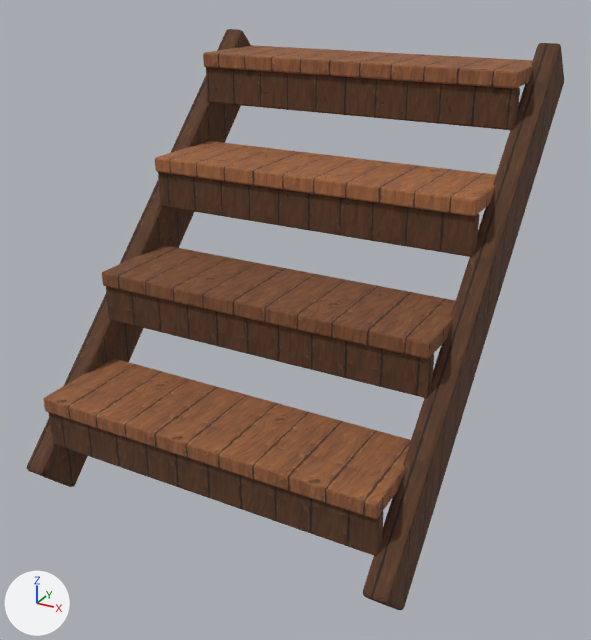
The glTF model assets/models/build/stairs__plank_root.glb, before and after one commit.
One viewpoint serves both versions: a camera (50 mm lens) standing at (1.91, -3.53, 2.48) and looking at (0.03, -0.1, 0.77). Arrows for +X, +Y and +Z are at lower left; the lights stay in place. The older version comes first. Vertices at exactly the same position are counted once.

In view in the first picture: 'model'.
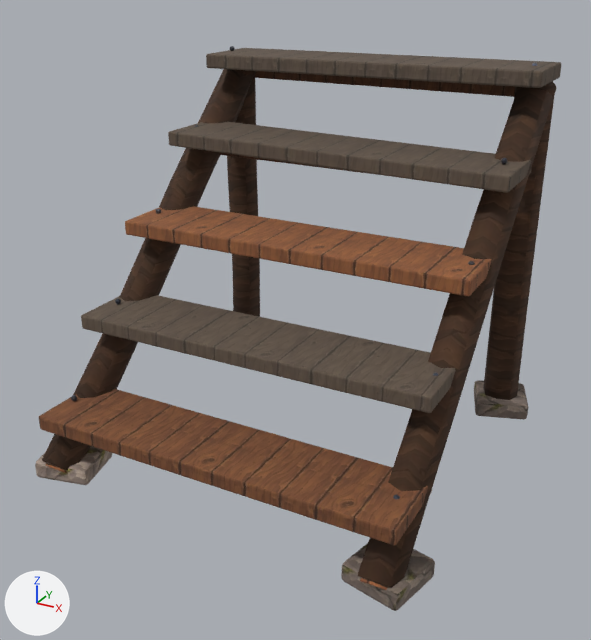
Changed parts and their boxes (x1, y1, x2, y2) in the pictures (591 x 640 px; the box of a moved part takes in the faces that stretch with it):
'model', reshaped: before (27, 29, 564, 610); after (35, 46, 561, 611)
part 1 of me_cube_009, moved or reshaped: before (203, 45, 533, 89); after (254, 71, 515, 97)
part 2 of me_cube_009, moved or reshaped (not visible afterwards): before (43, 358, 411, 519)
part 3 of me_cube_009, moved or reshaped (not visible afterwards): before (102, 245, 456, 359)
part 4 of me_cube_009, moved or reshaped (not visible afterwards): before (158, 172, 479, 257)
part 5 of me_cube_009, moved or reshaped (mostly hidden afterwards): before (155, 141, 496, 216); after (219, 153, 377, 175)
part 6 of me_cube_009, added (brown): after (35, 446, 112, 485)
part 7 of me_cube_009, added (brown): after (341, 543, 435, 611)
part 8 of me_cube_009, added (brown): after (39, 389, 432, 545)
part 9 of me_cube_009, added (brown): after (81, 295, 455, 413)
part 10 of me_cube_009, added (brown): after (168, 122, 531, 193)
part 11 of me_cube_009, added (brown): after (206, 48, 561, 88)
part 12 of me_cube_009, rebuilt (11% shorter): before (363, 43, 564, 610); after (357, 81, 556, 588)
part 13 of me_cube_009, rebuilt (12% shorter): before (27, 29, 251, 487); after (42, 69, 256, 470)
part 14 of me_cube_009, deleted (brown): before (206, 67, 520, 130)
part 15 of me_cube_009, deleted (brown): before (106, 286, 434, 398)
part 16 of me_cube_009, deleted (brown): before (48, 412, 384, 556)
part 17 of me_cube_009, added (brown): after (125, 70, 556, 420)
part 18 of me_cube_009, added: after (46, 463, 67, 473)
part 19 of me_cube_009, added: after (360, 578, 388, 590)

Patch to the scene script:
```diff
--- a/assets/models/build/stairs__plank_root.glb.py
+++ b/assets/models/build/stairs__plank_root.glb.py
@@ me_cube_009 @@
-me_cube_009.from_pydata(...)  # 560 vertices, 1080 faces; spans x -1.0..1.0, y -1.1..1.1, z -0.1..2.1
+me_cube_009.from_pydata(...)  # 1380 vertices, 2616 faces; spans x -1.08..1.08, y -1.03..1.06, z -0.02..2.01
+# me_cube_009 part 1: the loose piece of 56 vertices spanning x -0.9..0.9, y 0.49..1.01, z 1.92..2.0 is scaled about its middle by (0.973, 0.1, 1.32), then moved by (0.0, 0.19, -0.09), in mat_wood_dark (picture img_wood_dark)
+# me_cube_009 part 2: the loose piece of 56 vertices spanning x -0.9..0.9, y -1.01..-0.49, z 0.42..0.5 is scaled about its middle by (0.973, 0.1, 1.32), then moved by (0.0, 0.09, -0.19), in mat_wood_dark (picture img_wood_dark)
+# me_cube_009 part 3: the loose piece of 56 vertices spanning x -0.9..0.9, y -0.51..0.01, z 0.92..1.0 is scaled about its middle by (0.973, 0.1, 1.32), then moved by (0.0, -0.01, -0.29), in mat_wood_dark (picture img_wood_dark)
+# me_cube_009 part 4: the loose piece of 56 vertices spanning x -0.9..0.9, y 0.01..0.07, z 1.22..1.42 is scaled about its middle by (0.973, 1.04, 0.482), then moved by (0.0, 0.1, -0.25)
+# me_cube_009 part 5: the loose piece of 56 vertices spanning x -0.9..0.9, y -0.01..0.51, z 1.42..1.5 is scaled about its middle by (0.973, 0.1, 1.32), then moved by (0.0, 0.29, 0.01), in mat_wood_dark (picture img_wood_dark)
+# me_cube_009 part 6: the loose piece of 56 vertices spanning x -0.9..0.9, y -1.01..-0.49, z 0.42..0.5 is copied, and the copy is multiplied about its middle by the matrix ((0.151, -0.126, 0.0), (0.036, 0.53, 0.0), (0.0, 0.0, 1.136)), then moved by (-0.9, -0.1, -0.41), in mat_stone_c (picture img_stone_c); it spans x -1.08..-0.72, y -1.03..-0.67, z 0.0..0.1
+# me_cube_009 part 7: the loose piece of 56 vertices spanning x -0.9..0.9, y -1.01..-0.49, z 0.42..0.5 is copied, and the copy is multiplied about its middle by the matrix ((0.151, 0.121, 0.0), (-0.034, 0.532, 0.0), (0.0, 0.0, 1.136)), then moved by (0.9, -0.1, -0.41), in mat_stone_b (picture img_stone_b); it spans x 0.72..1.08, y -1.03..-0.67, z 0.0..0.1
+# me_cube_009 part 8: the loose piece of 56 vertices spanning x -0.9..0.9, y -1.01..-0.49, z 0.42..0.5 is copied, and the copy is multiplied about its middle by the matrix ((1.078, 0.0, -0.011), (0.0, 0.803, 0.007), (0.012, -0.006, 1.0)), then moved by (0.02, -0.05, -0.11), in mat_wood_b (picture img_wood_b); it spans x -0.95..0.99, y -1.01..-0.59, z 0.3..0.4
+# me_cube_009 part 9: the loose piece of 56 vertices spanning x -0.9..0.9, y -0.51..0.01, z 0.92..1.0 is copied, and the copy is multiplied about its middle by the matrix ((1.078, 0.0, -0.013), (0.0, 0.803, -0.003), (0.014, 0.002, 1.0)), then moved by (-0.01, -0.15, -0.21), in mat_greywood_b (picture img_greywood_b); it spans x -0.98..0.96, y -0.61..-0.19, z 0.7..0.8
+# me_cube_009 part 10: the loose piece of 56 vertices spanning x -0.9..0.9, y -0.01..0.51, z 1.42..1.5 is copied, and the copy is multiplied about its middle by the matrix ((1.078, 0.0, 0.014), (0.0, 0.803, -0.01), (-0.015, 0.008, 1.0)), then moved by (0.02, 0.15, 0.09), in mat_greywood_b (picture img_greywood_b); it spans x -0.95..0.99, y 0.19..0.61, z 1.49..1.61
+# me_cube_009 part 11: the loose piece of 56 vertices spanning x -0.9..0.9, y 0.49..1.01, z 1.92..2.0 is copied, and the copy is scaled about its middle by (1.08, 0.803, 1), then moved by (0.02, 0.05, -0.01), in mat_greywood_b (picture img_greywood_b); it spans x -0.95..0.99, y 0.59..1.01, z 1.9..2.0
+# me_cube_009 part 12: the loose piece of 56 vertices spanning x 0.88..1.0, y -1.1..1.1, z -0.1..2.1 is rebuilt with 32 vertices and now spans x 0.8..1.0, y -1.03..0.99, z -0.01..1.95, in mat_bark_a (picture img_bark_a)
+# me_cube_009 part 13: the loose piece of 56 vertices spanning x -1.0..-0.88, y -1.1..1.1, z -0.1..2.1 is rebuilt with 32 vertices and now spans x -1.01..-0.8, y -1.03..0.99, z -0.02..1.95, in mat_bark_a (picture img_bark_a)
+# me_cube_009 part 14: the loose piece of 56 vertices spanning x -0.9..0.9, y 0.51..0.57, z 1.72..1.92 is deleted
+# me_cube_009 part 15: the loose piece of 56 vertices spanning x -0.9..0.9, y -0.49..-0.43, z 0.72..0.92 is deleted
+# me_cube_009 part 16: the loose piece of 56 vertices spanning x -0.9..0.9, y -0.99..-0.93, z 0.22..0.42 is deleted
+# me_cube_009 part 17: 272 vertices added at x -1.01..1.08, y -0.21..1.06, z -0.02..1.95
+# me_cube_009 part 18: 16 vertices added at x -0.98..-0.82, y -1.02..-0.91, z -0.01..0.11
+# me_cube_009 part 19: 16 vertices added at x 0.82..0.98, y -1.03..-0.91, z -0.01..0.12
+# other edits to the shape of me_cube_009 do not show in these pictures
 me_cube_009.materials.append(mat_wood_dark)
@@ me_cube_009 @@
 me_cube_009.materials.append(mat_wood_c)
+me_cube_009.materials.append(mat_bark_a)  # picture img_bark_a
+me_cube_009.materials.append(mat_stone_a)  # picture img_stone_a
+me_cube_009.materials.append(mat_stone_c)  # picture img_stone_c
+me_cube_009.materials.append(mat_bark_c)  # picture img_bark_c
+me_cube_009.materials.append(mat_stone_b)  # picture img_stone_b
+me_cube_009.materials.append(mat_iron_a)  # picture img_iron_a
+me_cube_009.materials.append(mat_greywood_b)  # picture img_greywood_b
+me_cube_009.materials.append(mat_iron_b)  # picture img_iron_b
+me_cube_009.materials.append(mat_iron_c)  # picture img_iron_c
```
